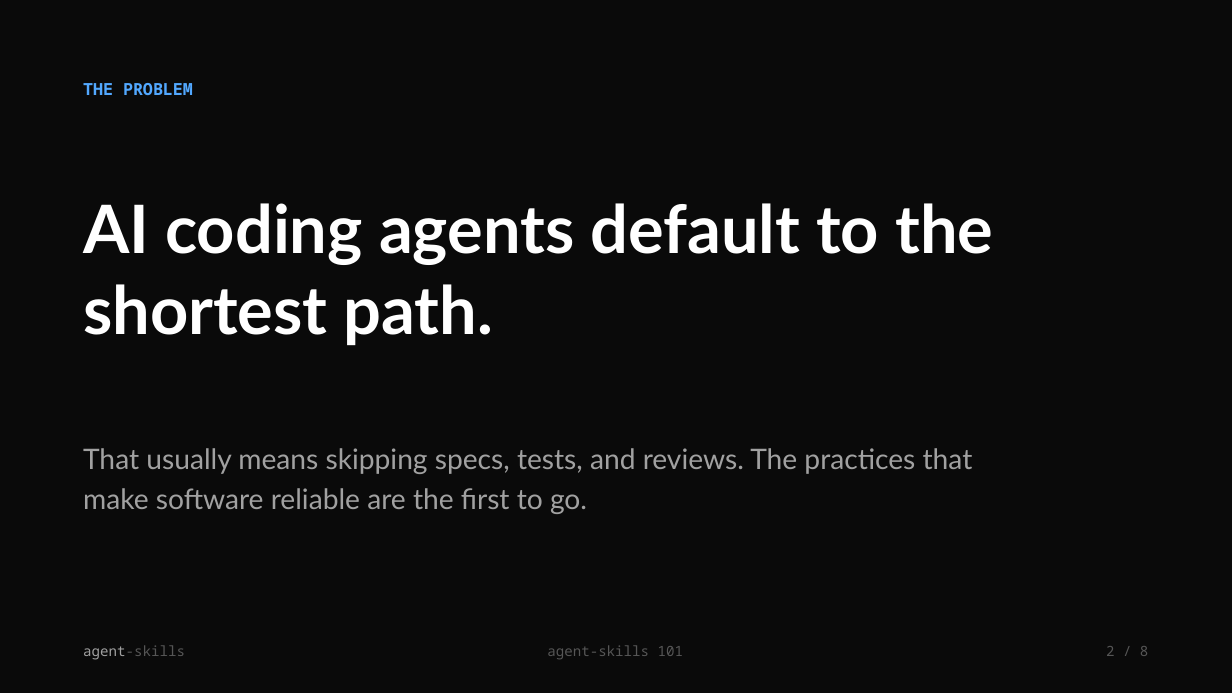
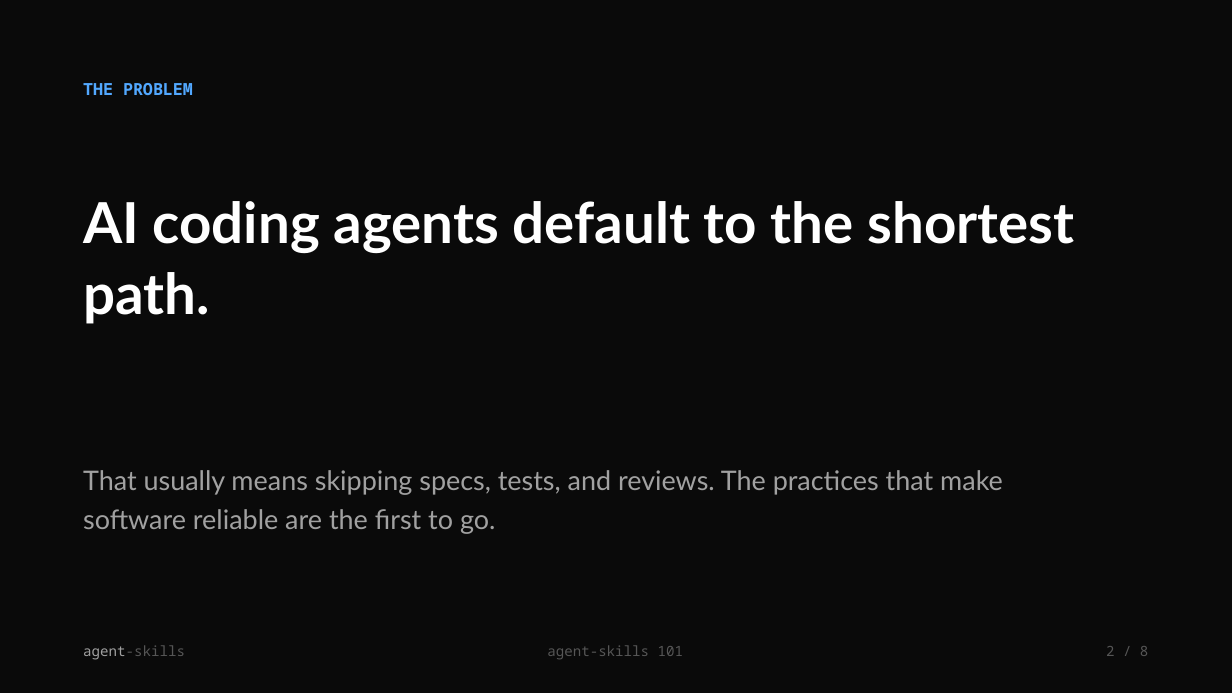
Before and after one commit to addyosmani/skills.addy.ie, a slide deck: slide 2 of public/teach/decks/agent-skills-101.pptx. Drawn at 1232x693 pixels with LibreOffice and Linux fonts; fonts in the diff are those of the drawing. Boxes give left, top, right and bottom in pixels: in the first picture for what was removed or moved away, otherwise in the second. Text is boxed around its words. In the diff, an @@ line names an element or a change of style, - is before the commit and + after.

Commit message:
Fix deck responsiveness and PPTX slide overflow
HTML decks:
- Mobile-first layout that adapts to the viewport instead of scaling a
  fixed 16:9 canvas down; switches to a framed 16:9 slide with
  container-query-unit text sizing only on larger landscape screens
- Text now always fits the slide (cqh units) so nothing overflows the canvas
- Added a 'best on desktop / rotate to landscape' hint on small portrait screens
- Larger tap targets for slide nav

PPTX decks:
- Constrain diagram images by height so they never run past the slide edge
- Trim font sizes and box geometry for safe vertical fit
- Verified every shape stays within the 7.5in slide bounds

```diff
--- a/public/teach/decks/agent-skills-101.pptx
+++ b/public/teach/decks/agent-skills-101.pptx
@@ text "AI coding agents default to ..." at (83, 201, 1075, 324): size 52 to 44 pt; line spacing 1.02 to 1.04 @@
@@ text "That usually means skipping specs, ...": place and size @@
-text "That usually means skipping specs, ..." at (83, 448, 973, 514)
+text "That usually means skipping specs, ..." at (83, 470, 1003, 534)
@@ text "That usually means skipping specs, ..." at (83, 470, 1003, 534): size 22 to 21 pt @@
```
Also in this commit, not shown: 7 other slides changed, 7 other files.
